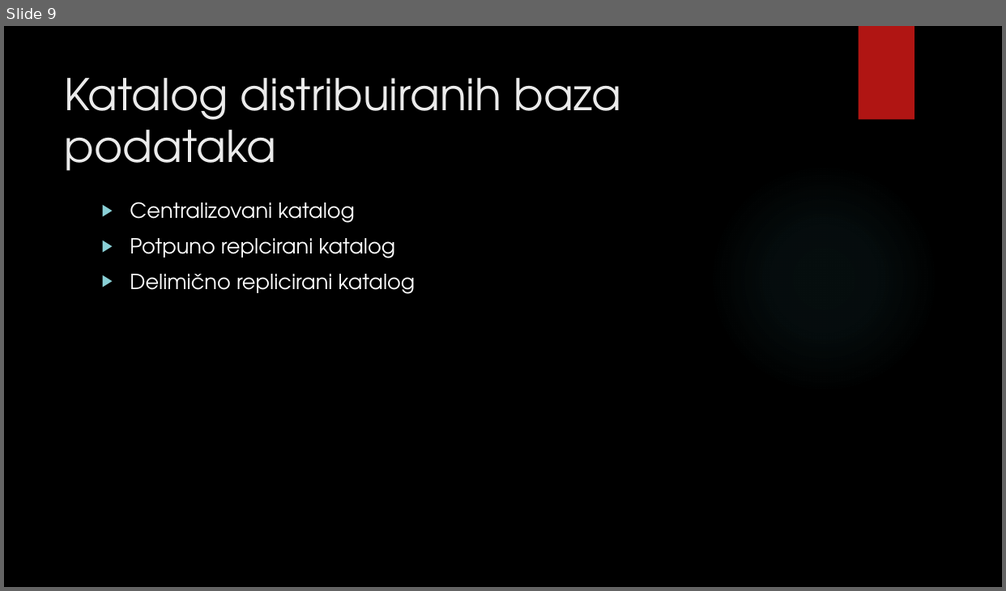
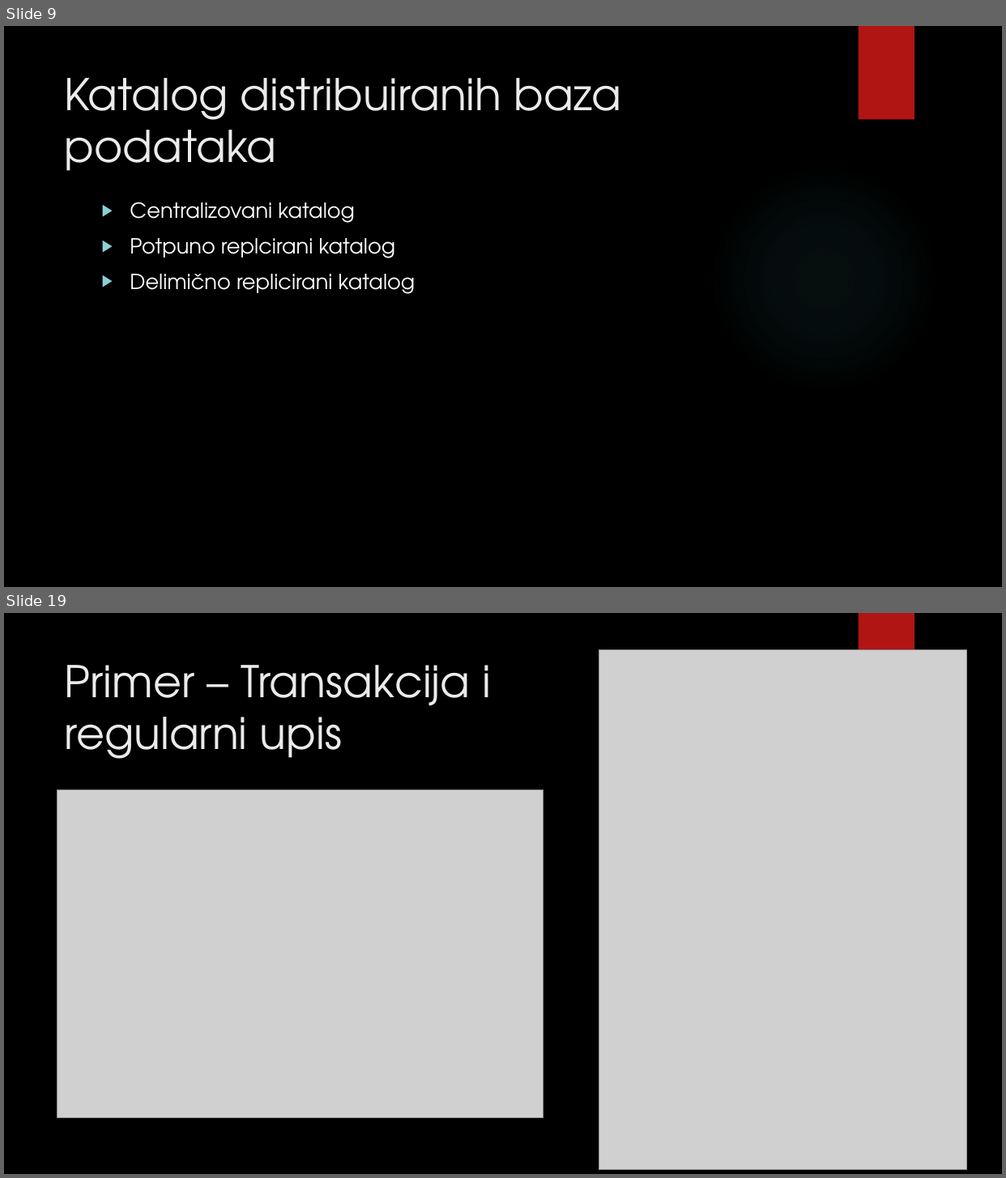
Before and after one commit to Rista5/DBMS, a slide deck: Distribuirane baze/Distribuirane baze podataka.pptx. Shown one above the other, each under a label of ours: slide 9 before the commit, slides 9 and 19 after it; the slides between them are not shown. The pictures are 1006x591 and 1006x1178 pixels, drawn with LibreOffice and Linux fonts; fonts in the diff are those of the drawing; grey boxes stand for pictures; background and template pictures are left out. Boxes give left, top, right and bottom in pixels: in the first picture for what was removed or moved away, otherwise in the second. Text is boxed around its words. In the diff, an @@ line names an element or a change of style, - is before the commit and + after.

```diff
--- a/Distribuirane baze/Distribuirane baze podataka.pptx
+++ b/Distribuirane baze/Distribuirane baze podataka.pptx
@@ slide 19 added at [4, 613, 1002, 1174], background picture (left out); not listed: 1 template element that a slide beside it also shows @@
@@ picture added at [599, 650, 967, 1171] @@
@@ title added at [65, 665, 492, 759], 42 pt, text #EBEBEB @@
+Primer – Transakcija i regularni upis
@@ picture added at [57, 790, 543, 1118] @@
```
Also in this commit, not shown: 1 slide changed, 11 other slides added, 2 other files.
